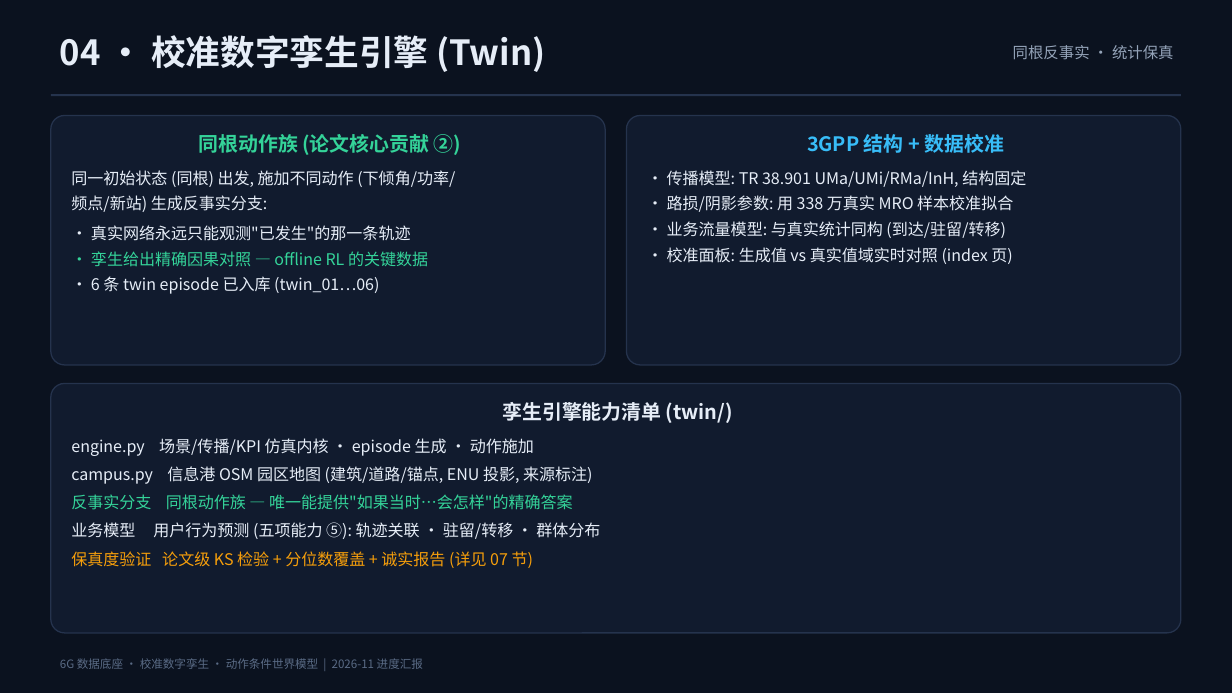
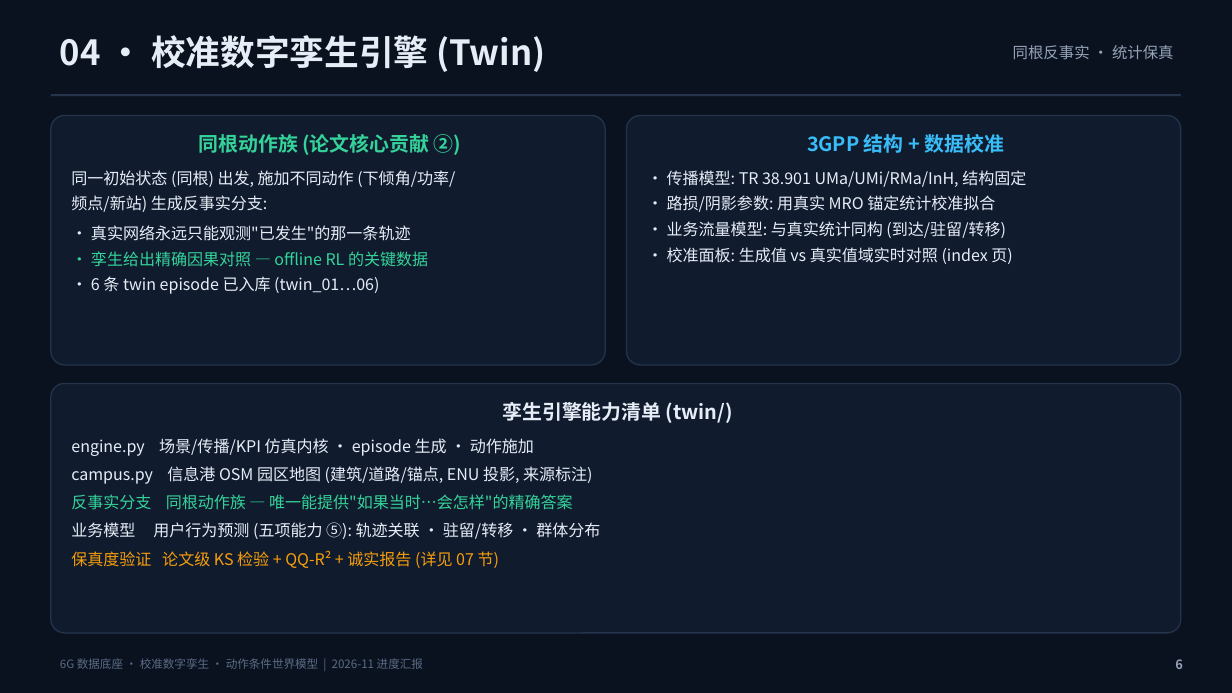
Before and after one commit to xuda1979/world-model, a slide deck: slide 6 of world6g/docs/world6g_progress.pptx. Drawn at 1232x693 pixels with LibreOffice and Linux fonts; fonts in the diff are those of the drawing. Boxes give left, top, right and bottom in pixels: in the first picture for what was removed or moved away, otherwise in the second. Text is boxed around its words. In the diff, an @@ line names an element or a change of style, - is before the commit and + after.

Commit message:
world6g: 中文进展报告 + 世界模型四任务基准评测套件 (wm/) + 论文完善
- 新增 docs/progress_report_20261103.md: 本周期完整进展报告 (数据底座→保真度→反事实动作→WM 基准→3D 平台→论文→PPT)
- 新增 wm/ 包: 动作条件世界模型基准 (models/train/data/metrics/evaluate), 统一接口 6 模型对照
- 新增 docs/wm_suite/: 四任务评测结果 (A 单步配对 bootstrap / B rollout 复合误差 / C 反事实 Δ-效应 / D 不确定性校准) + 三图 + results.json
- 核心结论: 反事实监督后 Δ 预测 corr 0.72 / 符号准确率 73% (Task A 训练模型全部失效); rollout 复合误差与不确定性校准为下一阶段主攻方向
- 论文: 补齐四任务基准章节 + Related Work + Limitations + Conclusion, 编译 main.pdf; PPT 脚本更新真实保真度与 WM 结果页
- .gitignore: 放行 wm_suite 图表

```diff
--- a/world6g/docs/world6g_progress.pptx
+++ b/world6g/docs/world6g_progress.pptx
@@ text in rounded rectangle at (667, 195, 995, 212): text changed @@
-• 路损/阴影参数: 用 338 万真实 MRO 样本校准拟合
+• 路损/阴影参数: 用真实 MRO 锚定统计校准拟合
@@ text in rounded rectangle at (71, 550, 499, 568): text changed @@
-保真度验证 论文级 KS 检验 + 分位数覆盖 + 诚实报告 (详见 07 节)
+保真度验证 论文级 KS 检验 + QQ-R² + 诚实报告 (详见 07 节)
@@ text added at (1175, 659, 1183, 669), 10 pt, text #94A3B8, bold @@
+6
```
Also in this commit, not shown: 18 other slides changed, 1 slide added, 1 slide removed, 18 other files.
